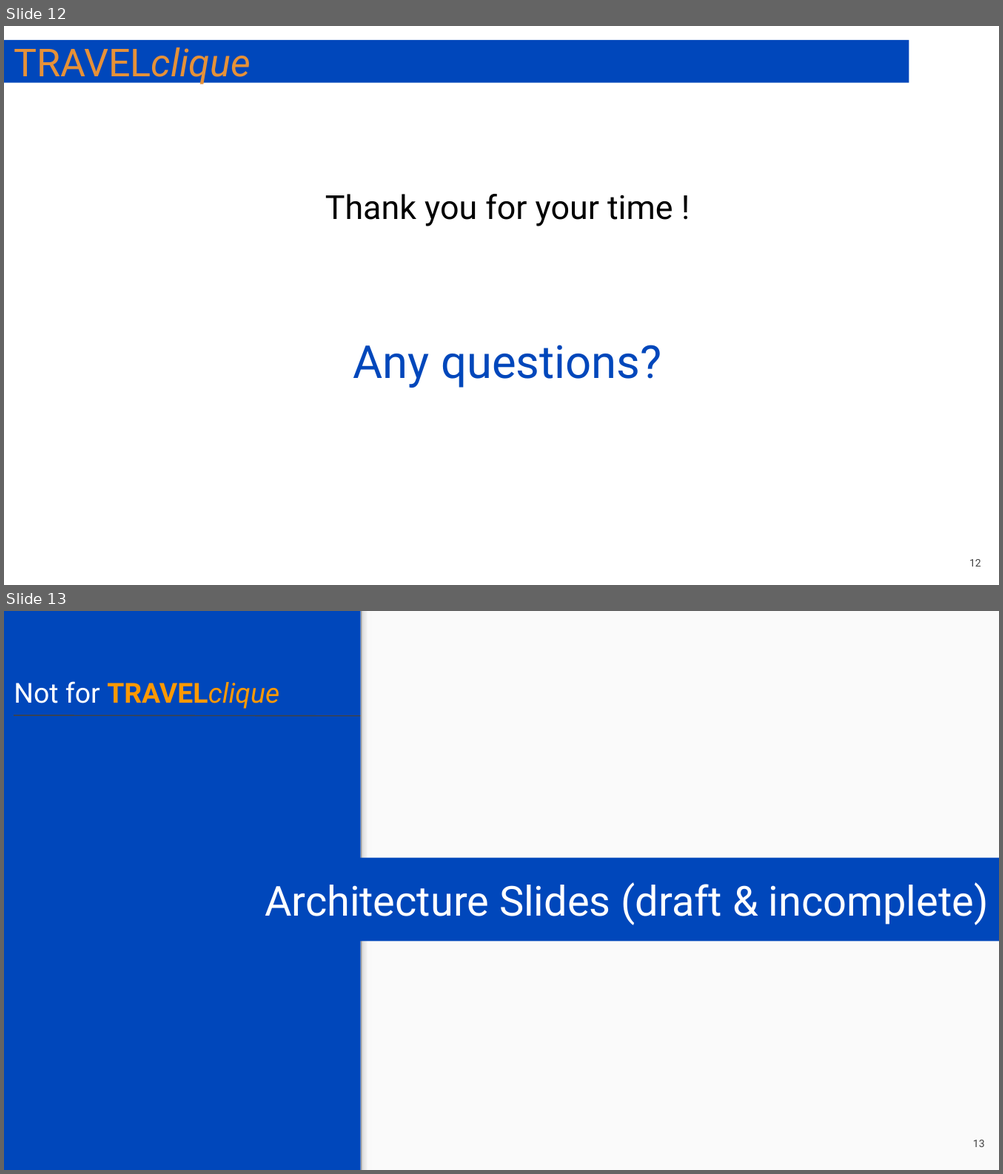
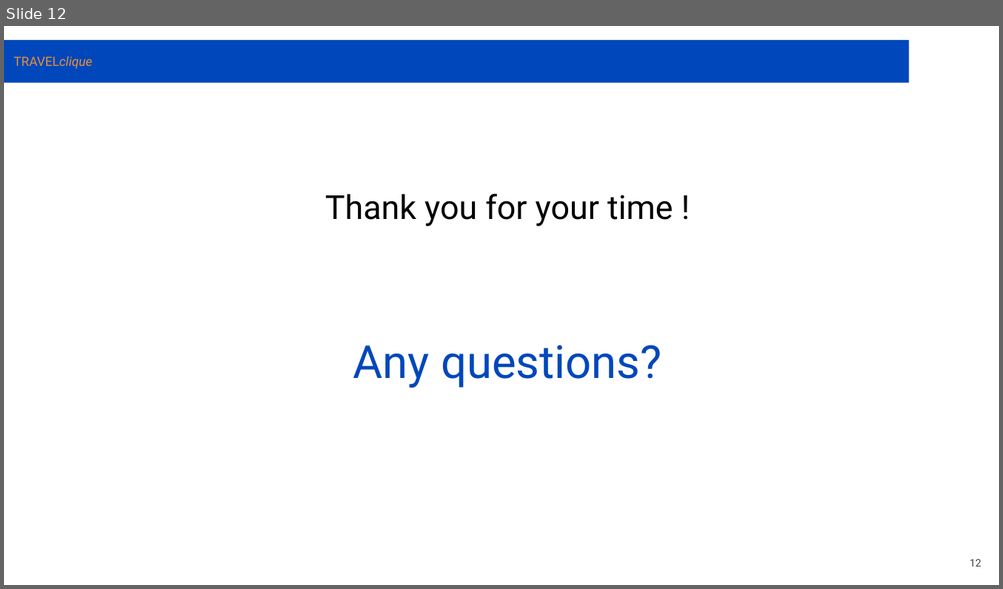
Before and after one commit to leecowdrey/Case-Study-Travel-Agency-Architecture, a slide deck: TRAVELclique Case Study.pptx. Shown one above the other, each under a label of ours: slides 12 and 13 before the commit, slide 12 after it. The pictures are 1003x1174 and 1003x589 pixels, drawn with LibreOffice and Linux fonts; fonts in the diff are those of the drawing. Boxes give left, top, right and bottom in pixels: in the first picture for what was removed or moved away, otherwise in the second. Text is boxed around its words. In the diff, an @@ line names an element or a change of style, - is before the commit and + after.

```diff
--- a/TRAVELclique Case Study.pptx
+++ b/TRAVELclique Case Study.pptx
@@ slide 13 removed at [4,611,999,1170], background #0047BB @@
@@ rectangle removed at [360,611,999,1170] @@
@@ rectangle removed at [360,611,372,1170] @@
@@ title removed at [14,681,279,709] @@
-Not for TRAVELclique
@@ line removed from (14, 715) to (909, 716) @@
@@ title removed at [29,857,999,941] @@
-Architecture Slides (draft & incomplete)
@@ page number removed at [973,1140,984,1147] @@
-13
@@ slide 12 changed as well @@
@@ rectangle "TRAVELclique" at [4,40,909,83]: size 27.9 to 9.3 pt; title to rectangle @@
```
Also in this commit, not shown: 11 other slides changed, 2 other slides removed, 1 other file.
